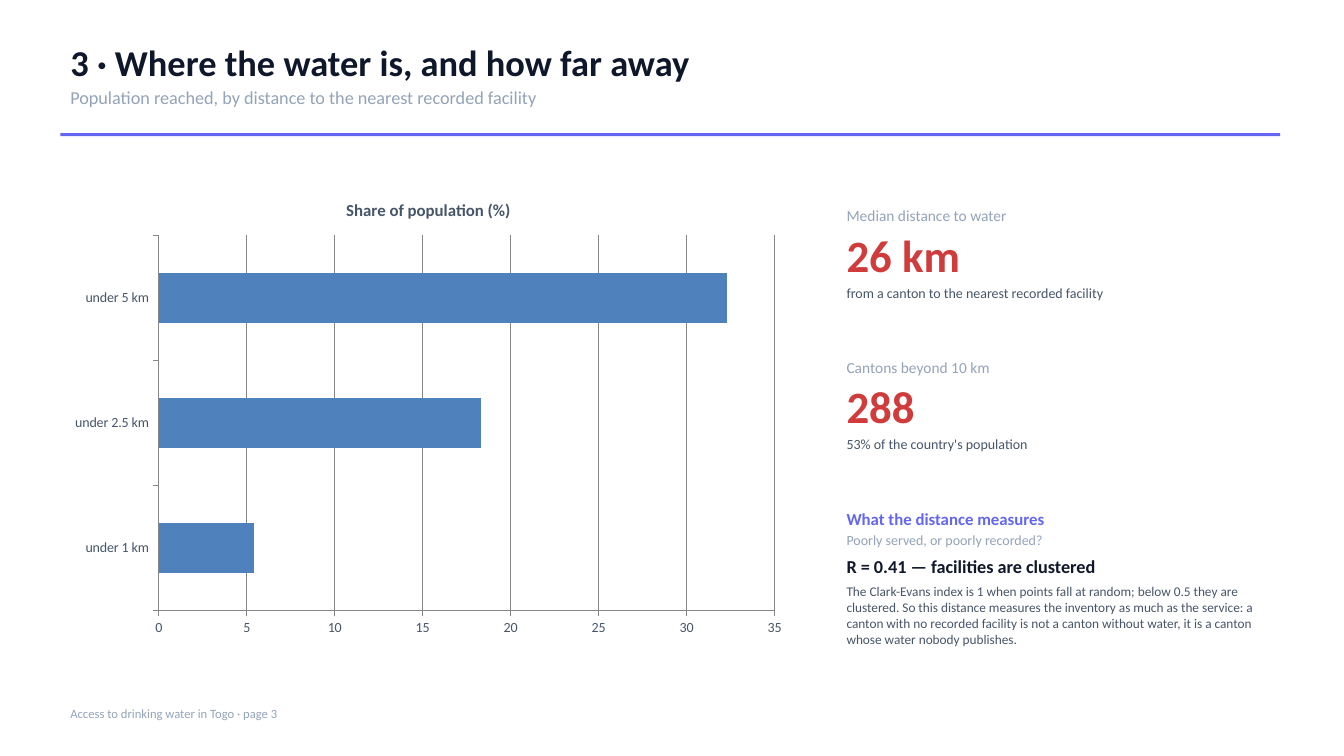
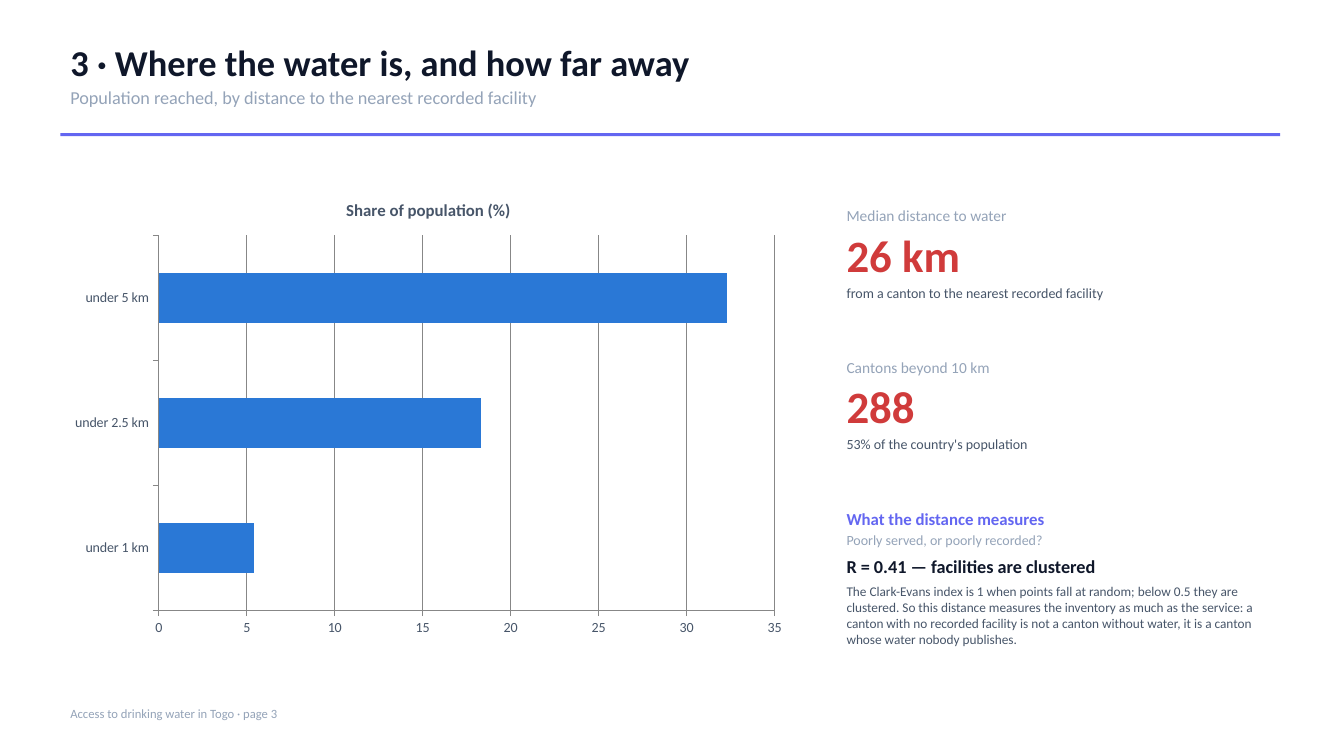
Before and after one commit to Bernardpip/data_lab_challenges, a slide deck: slide 3 of Togo-environnement-hydrolique/rapport/Togo_Water_Sanitation_Report.pptx. Drawn at 1344x756 pixels with LibreOffice and Linux fonts; fonts in the diff are those of the drawing. Boxes give left, top, right and bottom in pixels: in the first picture for what was removed or moved away, otherwise in the second. Text is boxed around its words. In the diff, an @@ line names an element or a change of style, - is before the commit and + after.

```diff
--- a/Togo-environnement-hydrolique/rapport/Togo_Water_Sanitation_Report.pptx
+++ b/Togo-environnement-hydrolique/rapport/Togo_Water_Sanitation_Report.pptx
@@ bar chart at [60, 181, 797, 645] @@
@@ colour of Share of population (%) #4F81BD to #2A78D6 @@
```
Also in this commit, not shown: 6 other slides changed, 7 other files.
